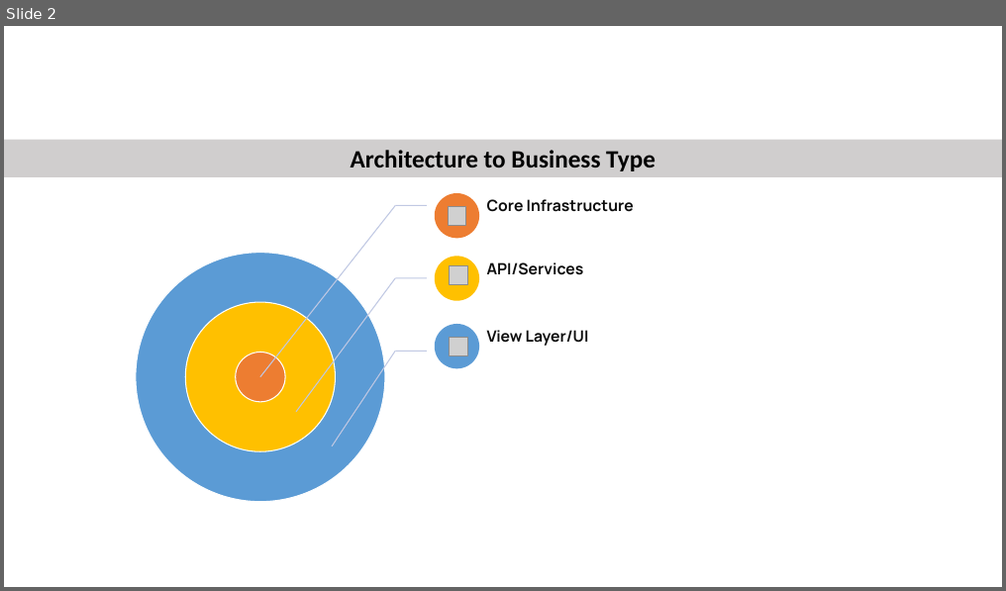
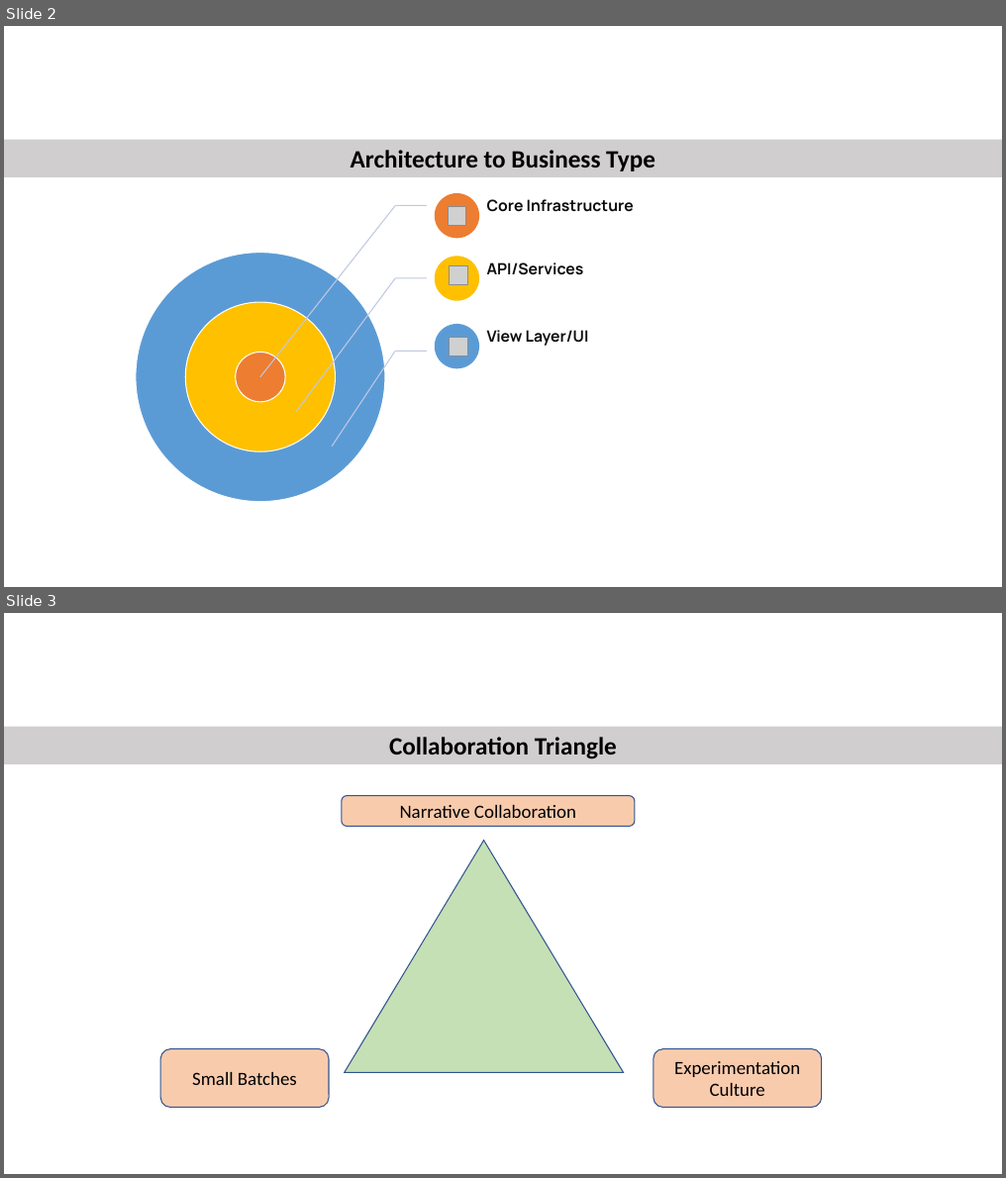
Before and after one commit to hbk91/DigitalProductManagement_Prof_AlexCowan_UVADarden, a slide deck: Course2/Course2_Images/Pics_Creation.pptx. Shown one above the other, each under a label of ours: slide 2 before the commit, slides 2 and 3 after it. The pictures are 1006x591 and 1006x1178 pixels, drawn with LibreOffice and Linux fonts; fonts in the diff are those of the drawing; grey boxes stand for pictures. Boxes give left, top, right and bottom in pixels: in the first picture for what was removed or moved away, otherwise in the second. Text is boxed around its words. In the diff, an @@ line names an element or a change of style, - is before the commit and + after.

```diff
--- a/Course2/Course2_Images/Pics_Creation.pptx
+++ b/Course2/Course2_Images/Pics_Creation.pptx
@@ slide 3 added at (4, 613, 1002, 1174), background #FFFFFF @@
@@ group added at (4, 727, 1002, 1108): 3 rounded rectangles, 1 rectangle, 1 triangle @@
+Collaboration Triangle
+Narrative Collaboration
+Experimentation Culture
+Small Batches
```
Also in this commit, not shown: 2 other files.
